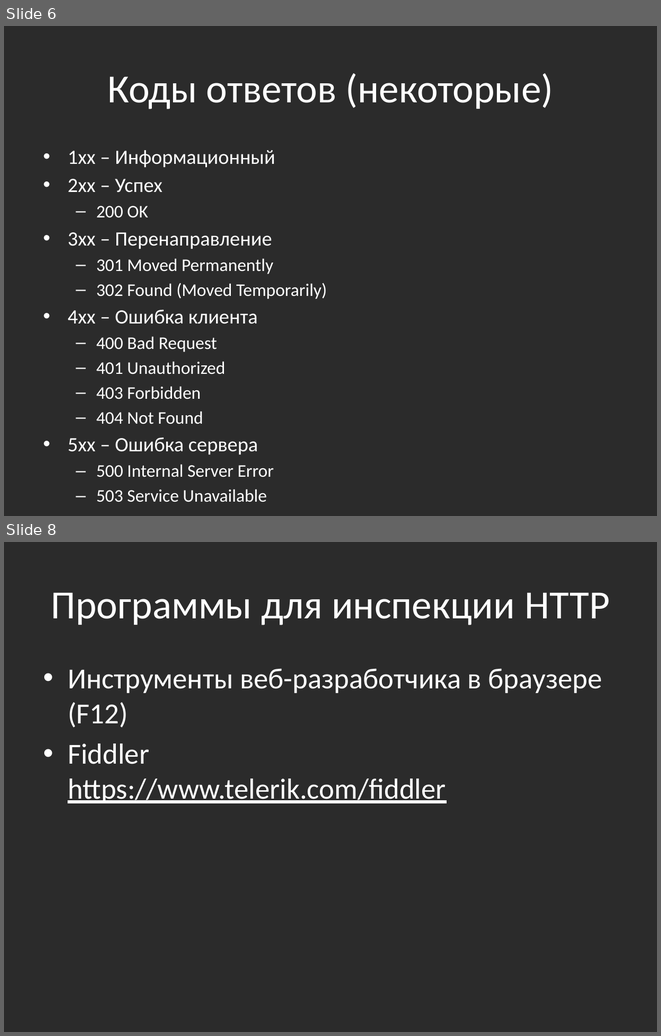
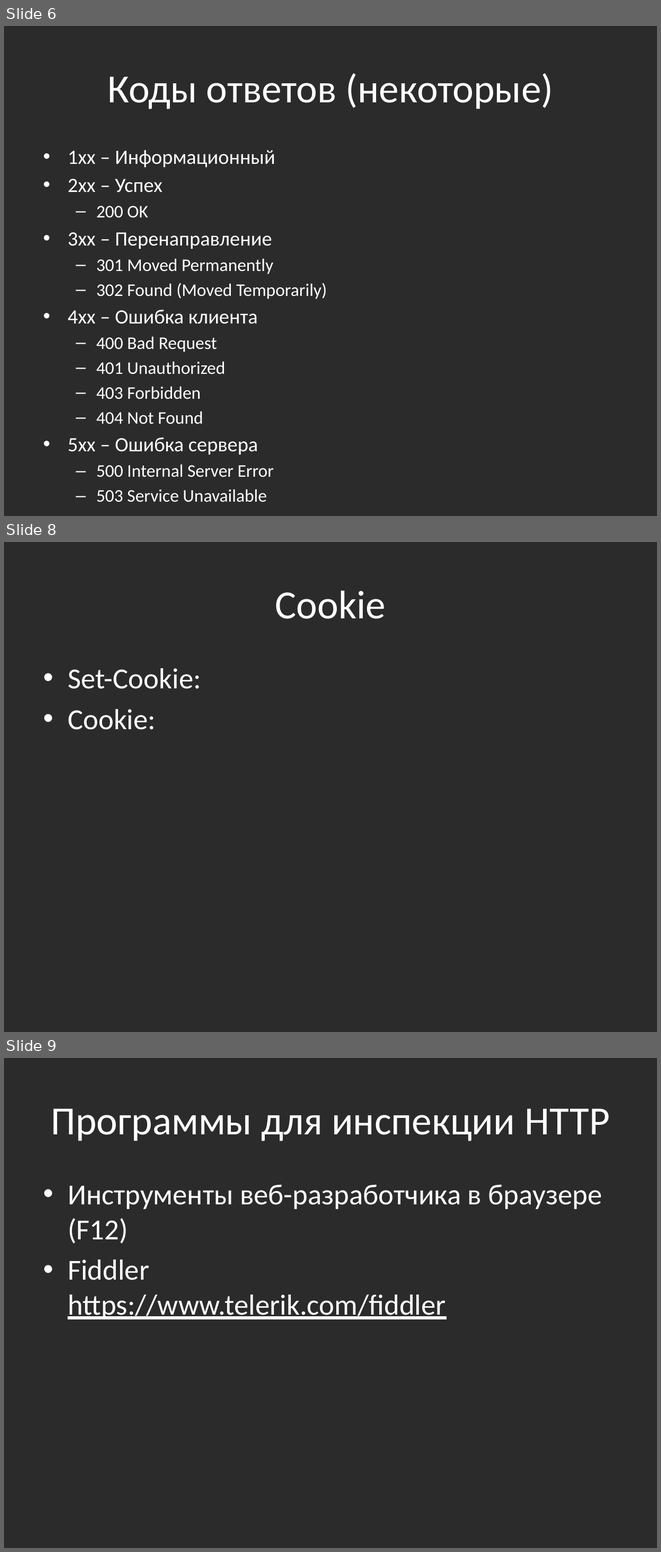
Before and after one commit to bazile/AspNetMvcTraining, a slide deck: http.pptx. Shown one above the other, each under a label of ours: slides 6 and 8 before the commit, slides 6, 8 and 9 after it; the slides between them are not shown. The pictures are 661x1036 and 661x1552 pixels, drawn with LibreOffice and Linux fonts; fonts in the diff are those of the drawing; background and template pictures are left out; a plain dark background stands for a picture behind light text. Boxes give left, top, right and bottom in pixels: in the first picture for what was removed or moved away, otherwise in the second. Text is boxed around its words. In the diff, an @@ line names an element or a change of style, - is before the commit and + after.

```diff
--- a/http.pptx
+++ b/http.pptx
@@ slide 8 added at (4, 542, 657, 1032), background picture (left out) @@
@@ title added at (275, 590, 386, 619), 44 pt, text #FFFFFF @@
+Cookie
@@ text added at (68, 668, 201, 730), 32 pt, text #FFFFFF @@
+• Set-Cookie:
+• Cookie:
@@ what was slide 8 is now slide 9 @@
```
Also in this commit, not shown: 1 other slide added, 1 slide removed, 1 other file.
